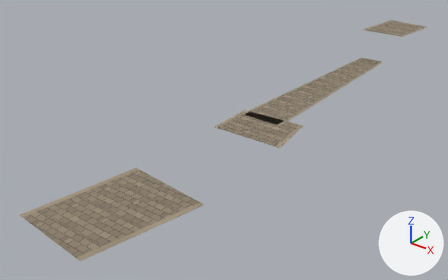
Before and after pictures for a commit that changed the Blender file art-source/valoria/production/road-family-v1/RoadFamilyV1.blend.
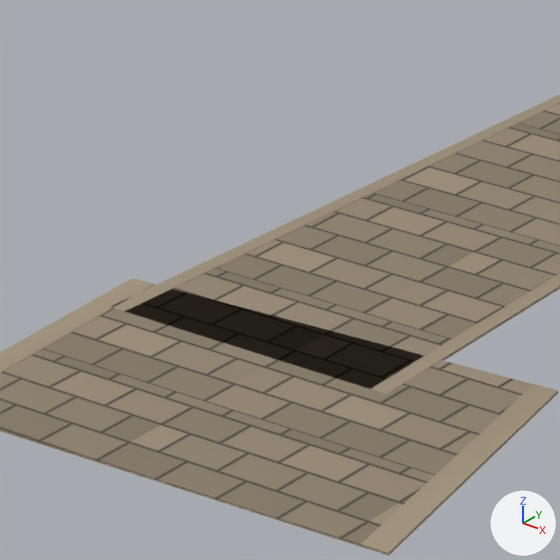
Old and new are each drawn whole from a 50 mm lens placed at (37.87, -71.33, 33.72), pointed at (-1.14, -22.57, 3.49) and again close up on the part from 51% to 68% of the width and 26% to 53% of the height. The lights are fixed; the arrows at lower right show +X, +Y and +Z. The older version's two pictures come first.

In view in the first close-up: 'GateThreshold', 'MainRoad'.
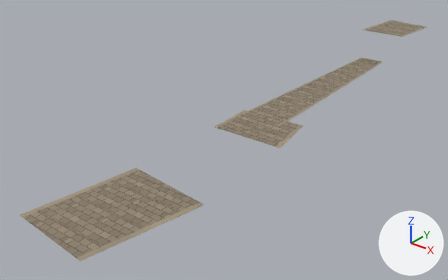
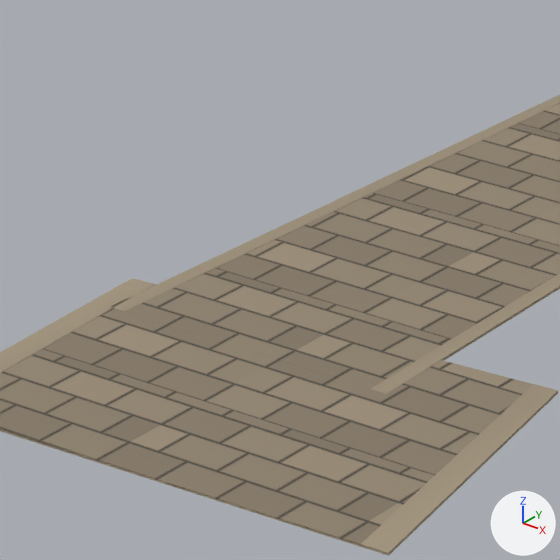
Commit message: Persist isolated editable family source: valoria-road-family-v1-source-03

Boxes [x1, y1, x2, y2] around the edits, measured in the close-ups (560 x 560 px):
part 1 of me_gatethreshold_core_authored, added (brown): after [114, 284, 428, 389]

Patch to the scene script:
```diff
--- a/art-source/valoria/production/road-family-v1/RoadFamilyV1.blend.py
+++ b/art-source/valoria/production/road-family-v1/RoadFamilyV1.blend.py
@@ me_gatethreshold_core_authored @@
 # used by ob_gatethreshold; location = (3.5, -18.0, 7.08)
-me_gatethreshold_core_authored.from_pydata(...)  # 224 vertices, 432 faces; spans x -2.96..5.25, y -8.56..-2.56, z -0.05..0.0
+me_gatethreshold_core_authored.from_pydata(...)  # 336 vertices, 648 faces; spans x -2.96..5.25, y -8.56..-2.56, z -0.05..0.0
+# me_gatethreshold_core_authored part 1: a new loose piece of 56 vertices spanning x -2.78..2.36, y -4.17..-2.6, z -0.01..0.0, in mat_eldoria_road_paving
+# other edits to the shape of me_gatethreshold_core_authored do not show in these pictures
 me_gatethreshold_core_authored.materials.append(mat_eldoria_road_base)
```
